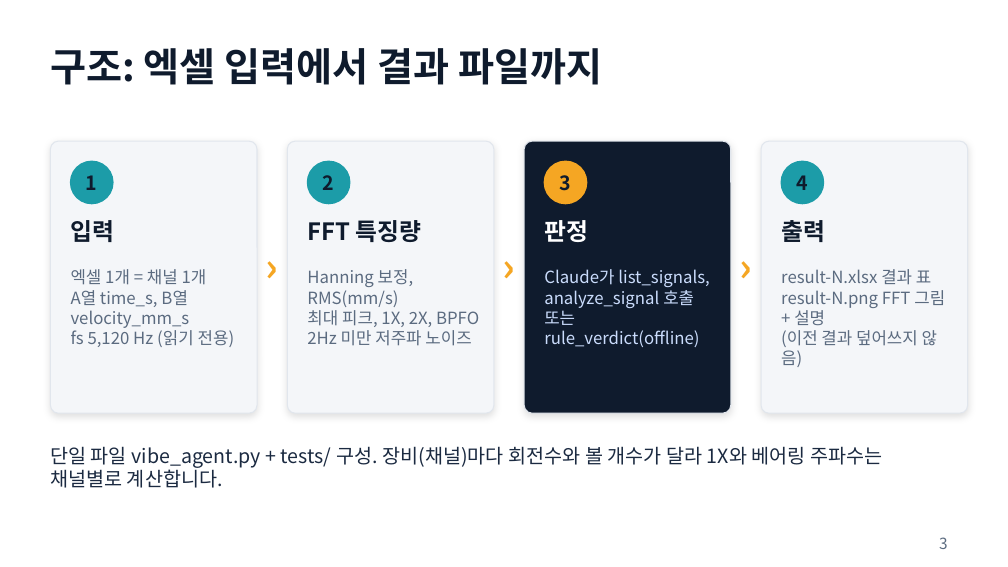
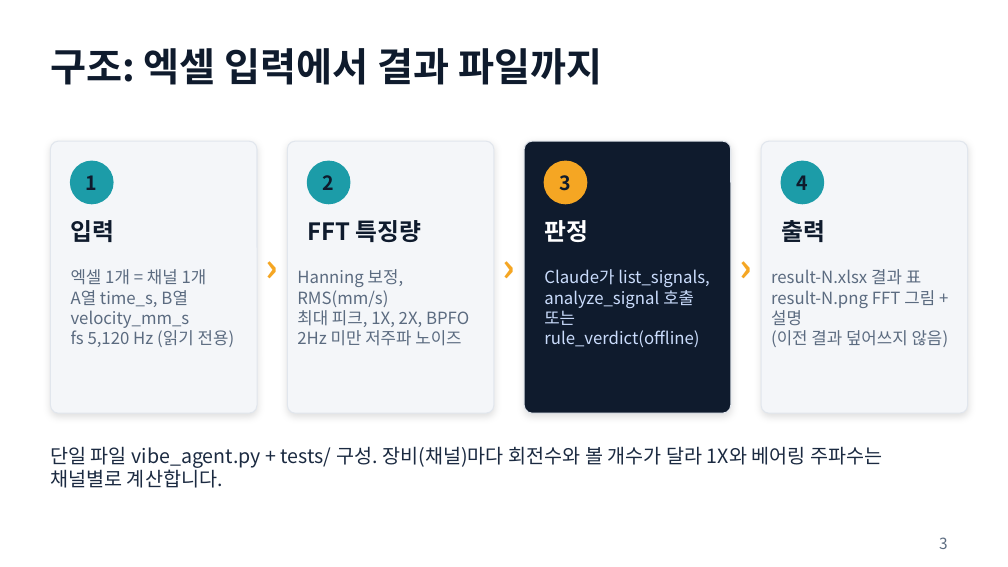
Before and after one commit to njpark22-eng/test, a slide deck: slide 3 of vibe-agent-demo-1.pptx. Drawn at 1008x567 pixels with LibreOffice and Linux fonts; fonts in the diff are those of the drawing. Boxes give left, top, right and bottom in pixels: in the first picture for what was removed or moved away, otherwise in the second. Text is boxed around its words. In the diff, an @@ line names an element or a change of style, - is before the commit and + after.

```diff
--- a/vibe-agent-demo-1.pptx
+++ b/vibe-agent-demo-1.pptx
@@ text "Hanning 보정, RMS(mm/s)" moved from (x1=307, y1=269, x2=479, y2=346) to (x1=297, y1=269, x2=469, y2=346) @@
@@ text "result-N.xlsx 결과 표" rewrapped from (x1=781, y1=269, x2=945, y2=367) to (x1=771, y1=269, x2=949, y2=347) @@
```
Also in this commit, not shown: 10 other slides changed, 1 slide added.
